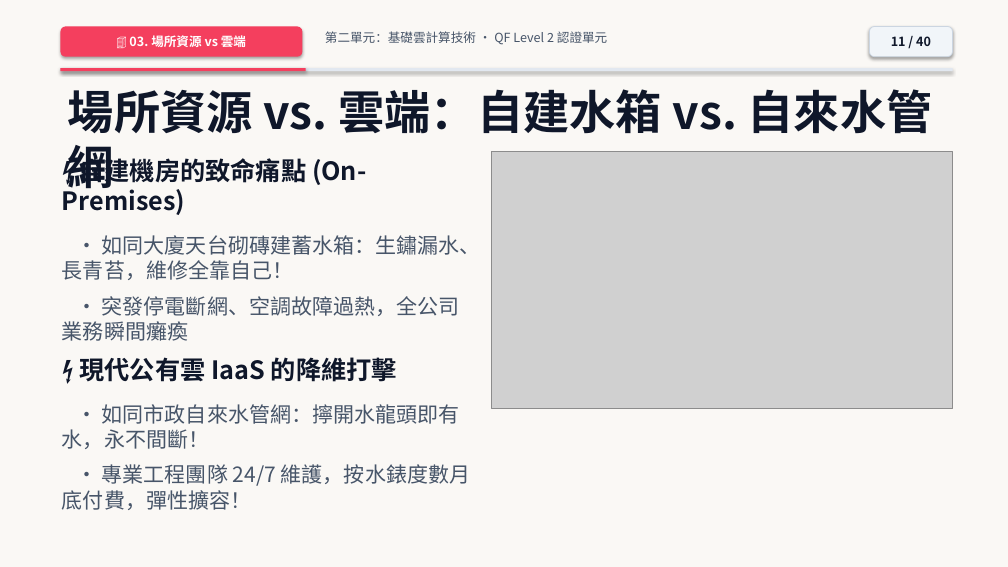
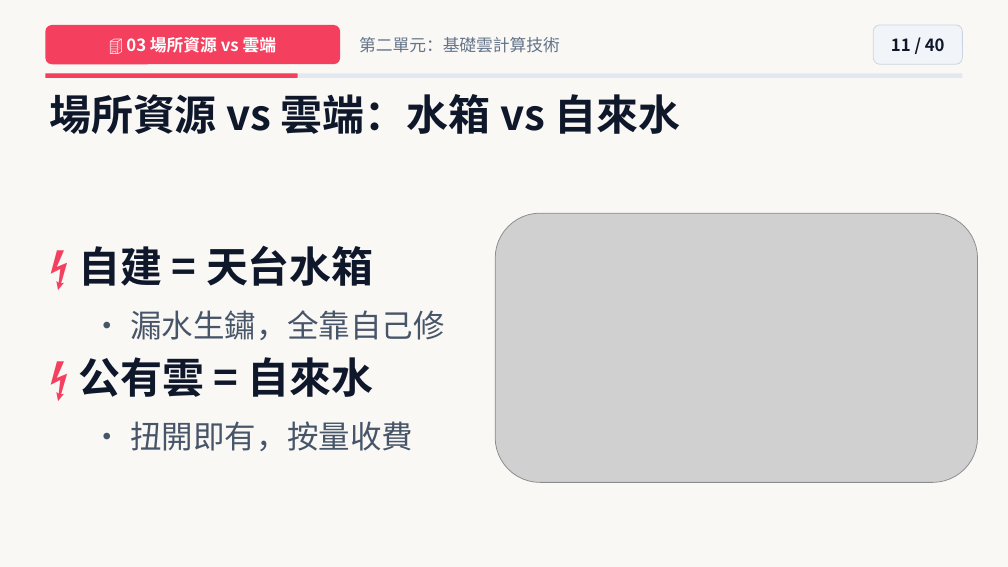
Before and after one commit to joe-ging/seed-cloud-curriculum, a slide deck: slide 11 of downloads/Deck01_Cloud_Level2_NextGen_Pixar_Theme.pptx. Drawn at 1008x567 pixels with LibreOffice and Linux fonts; fonts in the diff are those of the drawing; grey boxes stand for pictures. Boxes give left, top, right and bottom in pixels: in the first picture for what was removed or moved away, otherwise in the second. Text is boxed around its words. In the diff, an @@ line names an element or a change of style, - is before the commit and + after.

```diff
--- a/downloads/Deck01_Cloud_Level2_NextGen_Pixar_Theme.pptx
+++ b/downloads/Deck01_Cloud_Level2_NextGen_Pixar_Theme.pptx
@@ rectangle at bbox=[0, 0, 1008, 567]: shadow off @@
@@ rounded rectangle "🏢 03 場所資源 vs 雲端": place and size @@
-rounded rectangle "🏢 03 場所資源 vs 雲端" at bbox=[60, 26, 302, 57]
+rounded rectangle "🏢 03 場所資源 vs 雲端" at bbox=[45, 25, 340, 64]
@@ rounded rectangle "🏢 03 場所資源 vs 雲端" at bbox=[45, 25, 340, 64]: shadow off @@
@@ rounded rectangle "11 / 40": place and size @@
-rounded rectangle "11 / 40" at bbox=[870, 26, 953, 57]
+rounded rectangle "11 / 40" at bbox=[873, 25, 963, 64]
@@ rounded rectangle "11 / 40" at bbox=[873, 25, 963, 64]: size 12 to 16 pt; shadow off @@
@@ text in rounded rectangle at bbox=[126, 34, 277, 56]: text changed; size 12 to 16 pt @@
-🏢 03. 場所資源 vs 雲端
+🏢 03 場所資源 vs 雲端
@@ text at bbox=[359, 37, 560, 53]: text changed; size 12 to 16 pt; text colour #475569 to #64748B @@
-第二單元：基礎雲計算技術 • QF Level 2 認證單元
+第二單元：基礎雲計算技術
@@ rounded rectangle: place and size @@
-rounded rectangle at bbox=[60, 68, 953, 71]
+rounded rectangle at bbox=[45, 73, 963, 78]
@@ rounded rectangle at bbox=[45, 73, 963, 78]: rectangle to rounded rectangle; shadow off @@
@@ rounded rectangle at bbox=[45, 73, 298, 78]: rectangle to rounded rectangle; shadow off @@
@@ rounded rectangle: place and size @@
-rounded rectangle at bbox=[60, 68, 306, 71]
+rounded rectangle at bbox=[45, 73, 298, 78]
@@ text at bbox=[49, 94, 681, 134]: text changed; size 44 to 40 pt @@
-場所資源 vs. 雲端：自建水箱 vs. 自來水管網
+場所資源 vs 雲端：水箱 vs 自來水
@@ vertical alignment top to middle in 3 elements at bbox=[49, 94, 681, 134], bbox=[359, 37, 560, 53], bbox=[78, 245, 445, 451] @@
@@ picture: place and size @@
-picture at bbox=[492, 151, 953, 408]
+picture at bbox=[495, 213, 978, 482]
@@ text at bbox=[78, 245, 445, 451]: text changed; size 20 to 30 pt @@
-⚡ 自建機房的致命痛點 (On-Premises)
-• 如同大廈天台砌磚建蓄水箱：生鏽漏水、長青苔，維修全靠自己！
-• 突發停電斷網、空調故障過熱，全公司業務瞬間癱瘓
-⚡ 現代公有雲 IaaS 的降維打擊
-• 如同市政自來水管網：擰開水龍頭即有水，永不間斷！
-• 專業工程團隊 24/7 維護，按水錶度數月底付費，彈性擴容！
+⚡ 自建 = 天台水箱
+• 漏水生鏽，全靠自己修
+⚡ 公有雲 = 自來水
+• 扭開即有，按量收費
```
Also in this commit, not shown: 38 other slides changed, 1 slide added, 1 slide removed, 41 other files.
